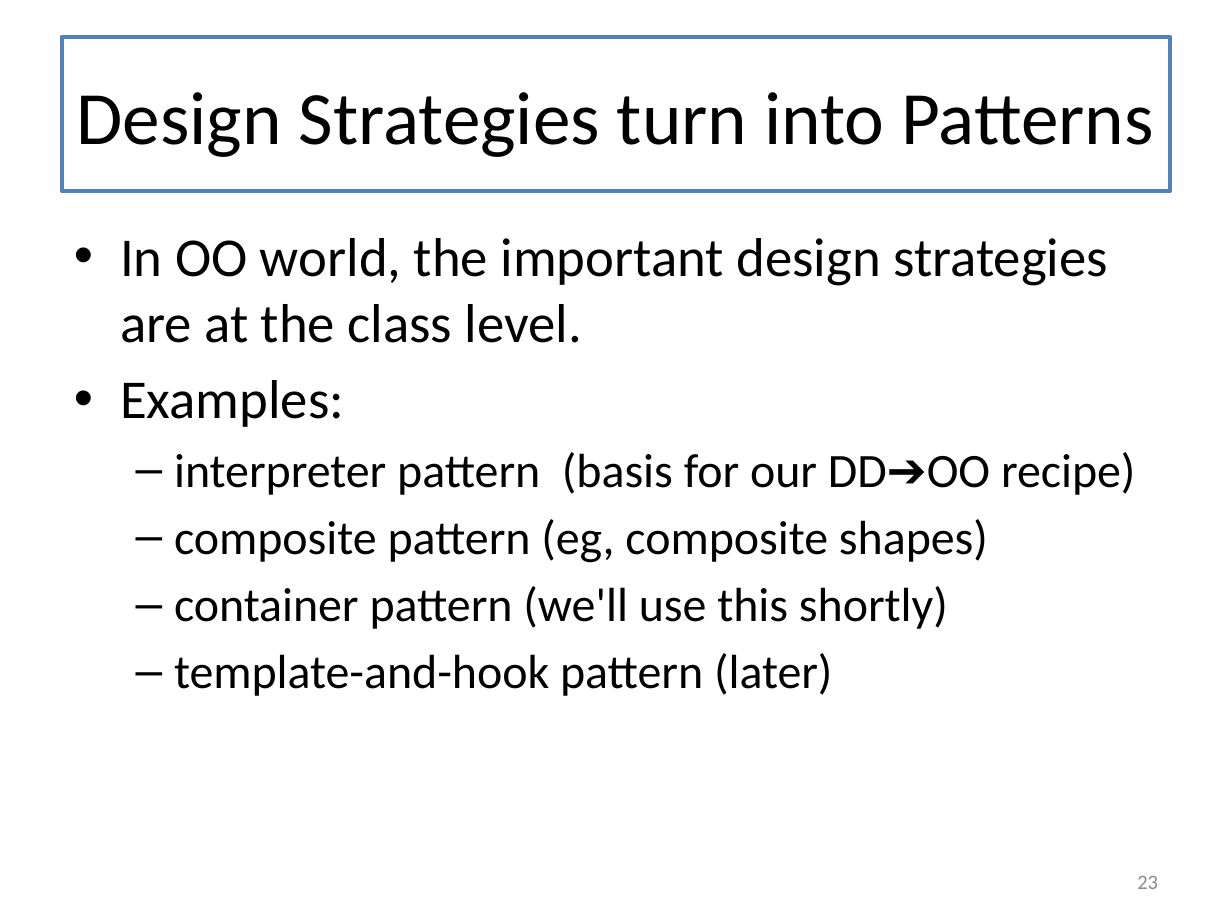
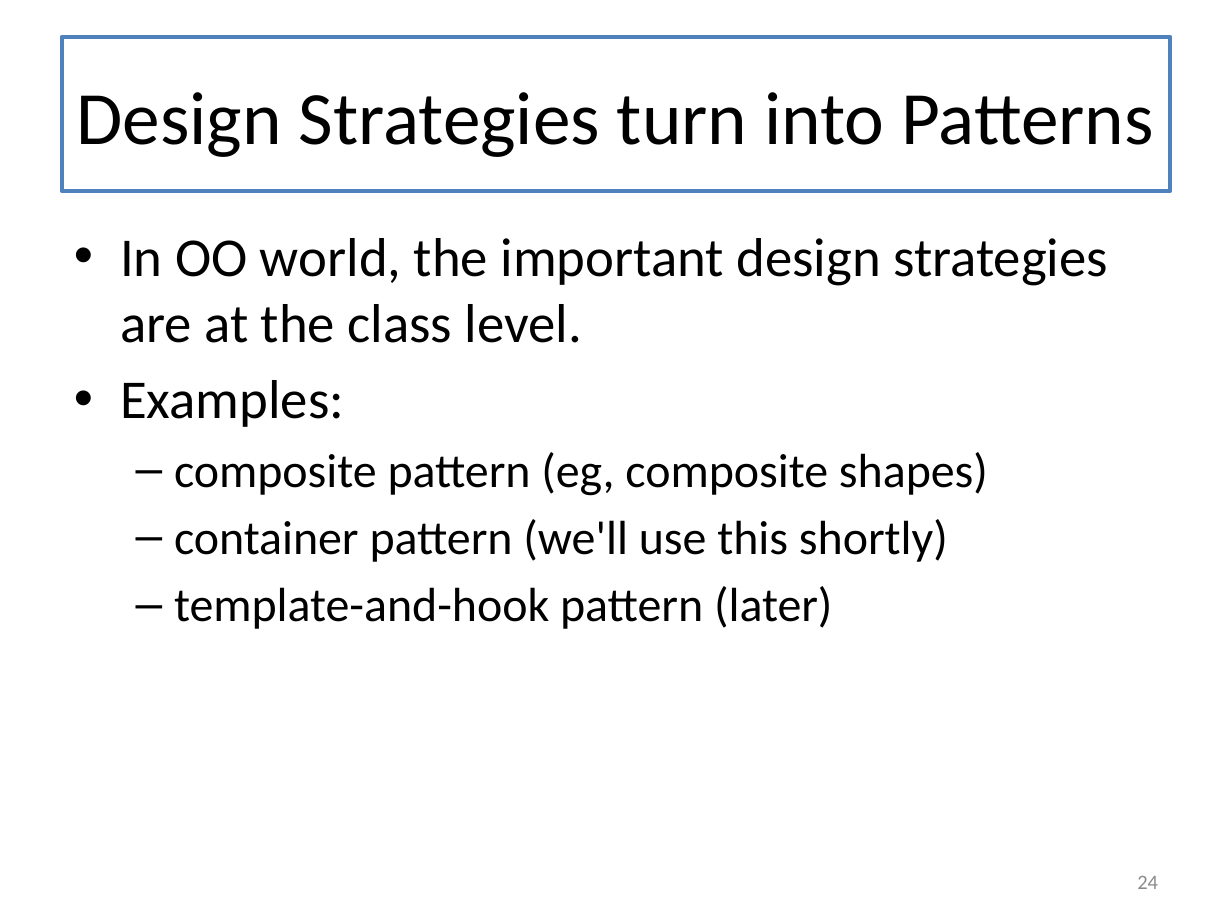
Before and after one commit to mwand/cs5010f16, a slide deck: slide 24 of Slides/Lesson 9.5 The Design Recipe Using Classes.pptx (slide 23 before the commit). Drawn at 1232x924 pixels with LibreOffice and Linux fonts; fonts in the diff are those of the drawing. Boxes give left, top, right and bottom in pixels: in the first picture for what was removed or moved away, otherwise in the second. Text is boxed around its words. In the diff, an @@ line names an element or a change of style, - is before the commit and + after.

```diff
--- a/Slides/Lesson 9.5 The Design Recipe Using Classes.pptx
+++ b/Slides/Lesson 9.5 The Design Recipe Using Classes.pptx
@@ text at (174,452,1135,495): paragraph removed @@
-  – interpreter pattern (basis for our DD➔OO recipe)
@@ page number at (1137,876,1158,889): text changed @@
-23
+24
```
Also in this commit, not shown: 11 other slides changed, 2 slides added, 8 other files.
